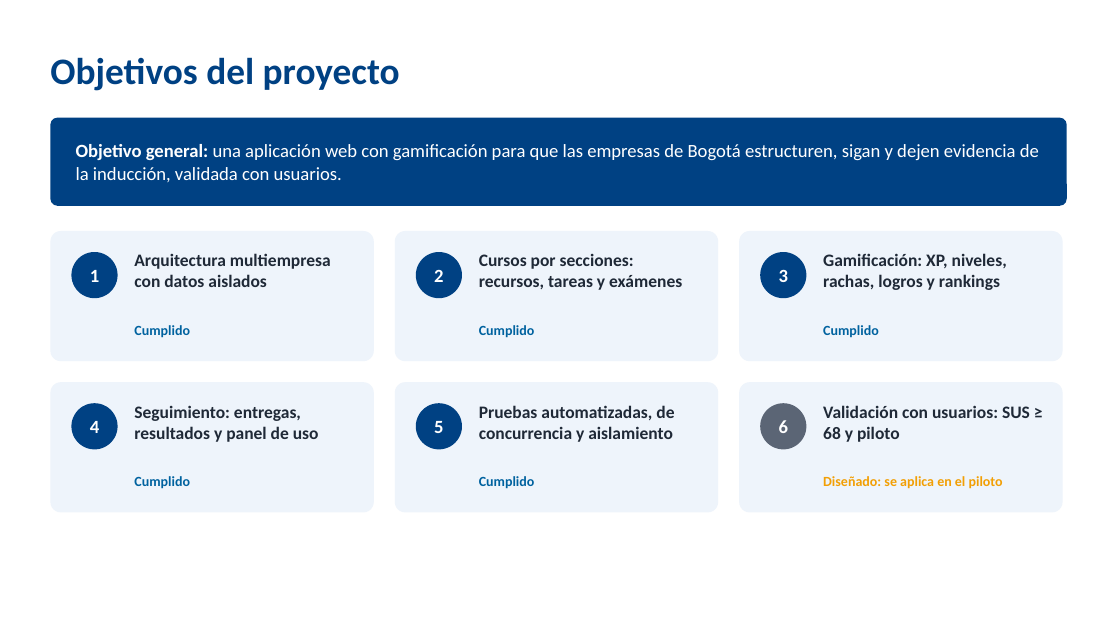
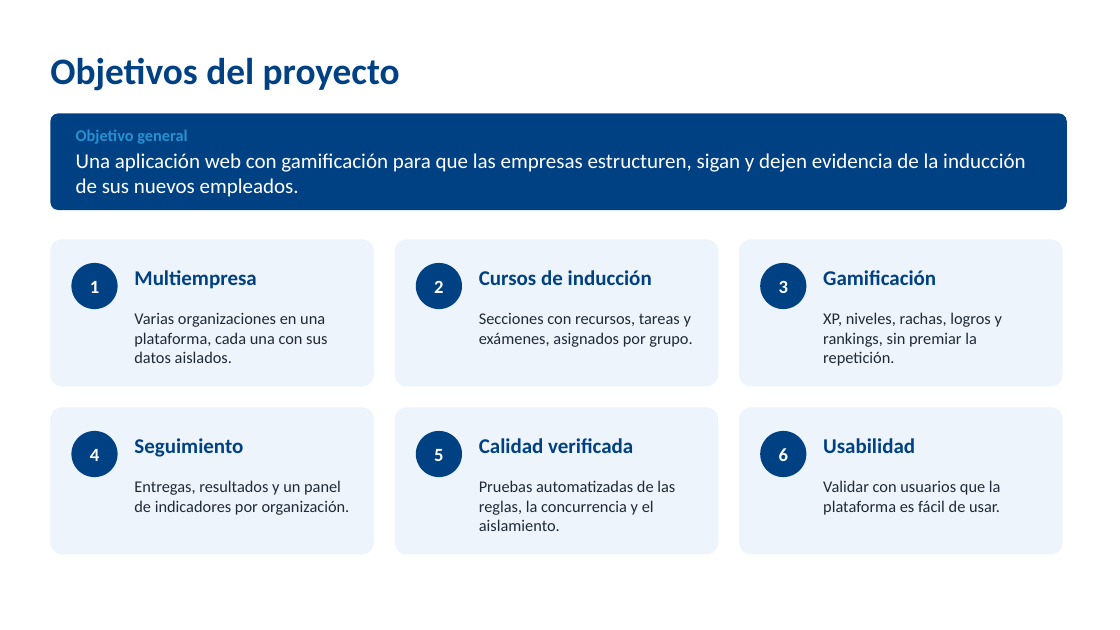
Before and after one commit to brayanmi129/OnBoardPro, a slide deck: slide 4 of docs/general/OnBoard Pro - Presentación.pptx. Drawn at 1120x630 pixels with LibreOffice and Linux fonts; fonts in the diff are those of the drawing; background and template pictures are left out. Boxes give left, top, right and bottom in pixels: in the first picture for what was removed or moved away, otherwise in the second. Text is boxed around its words. In the diff, an @@ line names an element or a change of style, - is before the commit and + after.

```diff
--- a/docs/general/OnBoard Pro - Presentación.pptx
+++ b/docs/general/OnBoard Pro - Presentación.pptx
@@ rounded rectangle: place and size @@
-rounded rectangle at (50,118,1067,206)
+rounded rectangle at (50,113,1067,210)
@@ text at (76,130,1025,197): text changed; size 16 to 18 pt @@
-Objetivo general: una aplicación web con gamificación para que las empresas de Bogotá estructuren, sigan y dejen evidencia de la inducción, validada con usuarios.
+Objetivo general
+Una aplicación web con gamificación para que las empresas estructuren, sigan y dejen evidencia de la inducción de sus nuevos empleados.
@@ rounded rectangle: place and size @@
-rounded rectangle at (50,231,374,361)
+rounded rectangle at (50,239,374,386)
@@ rounded rectangle: place and size @@
-rounded rectangle at (395,231,718,361)
+rounded rectangle at (395,239,718,386)
@@ rounded rectangle: place and size @@
-rounded rectangle at (739,231,1063,361)
+rounded rectangle at (739,239,1063,386)
@@ 3 ellipses: place and size @@
-3 ellipses at (71,252,807,298)
+3 ellipses at (71,263,807,309)
@@ text at (134,270,256,289): text changed; size 15 to 18 pt; text colour #1F2937 to #004183 @@
-Arquitectura multiempresa con datos aislados
+Multiempresa
@@ text at (479,270,652,285): text changed; size 15 to 18 pt; text colour #1F2937 to #004183 @@
-Cursos por secciones: recursos, tareas y exámenes
+Cursos de inducción
@@ text at (823,270,936,285): text changed; size 15 to 18 pt; text colour #1F2937 to #004183 @@
-Gamificación: XP, niveles, rachas, logros y rankings
+Gamificación
@@ text at (134,313,327,363): text changed; size 12 to 14 pt; text colour #00629F to #1F2937; bold off @@
-Cumplido
+Varias organizaciones en una plataforma, cada una con sus datos aislados.
@@ text at (479,313,692,347): text changed; size 12 to 14 pt; text colour #00629F to #1F2937; bold off @@
-Cumplido
+Secciones con recursos, tareas y exámenes, asignados por grupo.
@@ text at (823,312,1002,366): text changed; size 12 to 14 pt; text colour #00629F to #1F2937; bold off @@
-Cumplido
+XP, niveles, rachas, logros y rankings, sin premiar la repetición.
@@ rounded rectangle: place and size @@
-rounded rectangle at (50,382,374,513)
+rounded rectangle at (50,408,374,555)
@@ rounded rectangle: place and size @@
-rounded rectangle at (395,382,718,513)
+rounded rectangle at (395,408,718,555)
@@ rounded rectangle: place and size @@
-rounded rectangle at (739,382,1063,513)
+rounded rectangle at (739,408,1063,555)
@@ text at (134,438,243,457): text changed; size 15 to 18 pt; text colour #1F2937 to #004183 @@
-Seguimiento: entregas, resultados y panel de uso
+Seguimiento
@@ 3 ellipses: place and size @@
-3 ellipses at (71,403,807,450)
+3 ellipses at (71,431,807,477)
@@ text added at (479,438,633,453), 18 pt, text #004183, bold @@
+Calidad verificada
@@ ellipse "6" at (760,431,807,477): fill #5B6575 to #004183 @@
@@ text at (823,438,915,453): text changed; size 15 to 18 pt; text colour #1F2937 to #004183 @@
-Validación con usuarios: SUS ≥ 68 y piloto
+Usabilidad
@@ text removed at (479,476,535,489) @@
-Cumplido
@@ text at (134,480,350,515): text changed; size 12 to 14 pt; text colour #00629F to #1F2937; bold off @@
-Cumplido
+Entregas, resultados y un panel de indicadores por organización.
@@ text at (479,480,675,531): text changed; size 15 to 14 pt; bold off @@
-Pruebas automatizadas, de concurrencia y aislamiento
+Pruebas automatizadas de las reglas, la concurrencia y el aislamiento.
@@ text at (823,480,1001,515): text changed; size 12 to 14 pt; text colour #F29F05 to #1F2937; bold off @@
-Diseñado: se aplica en el piloto
+Validar con usuarios que la plataforma es fácil de usar.
```
Also in this commit, not shown: 4 other slides changed, 1 slide removed, 9 other files.
